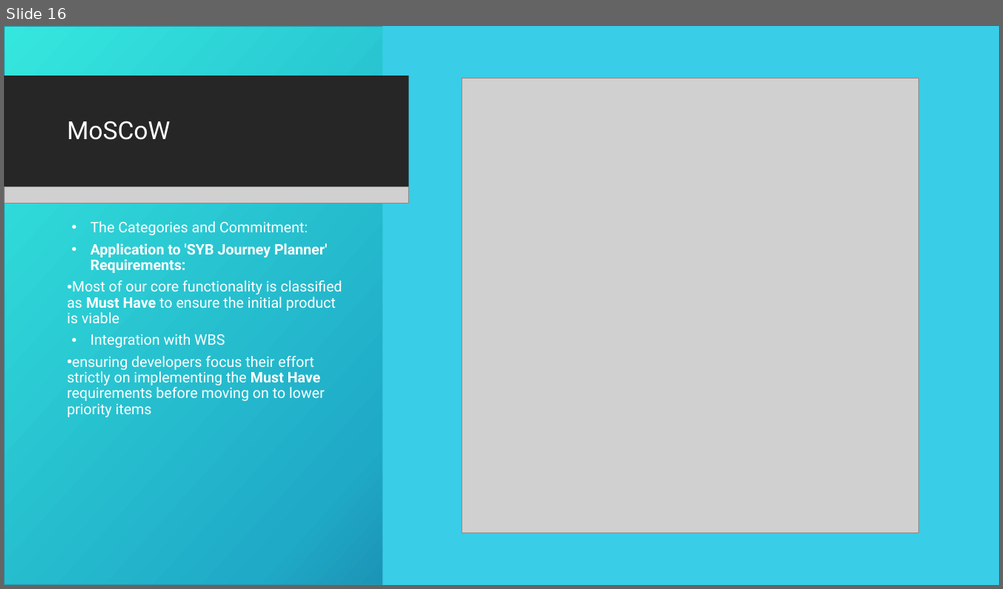
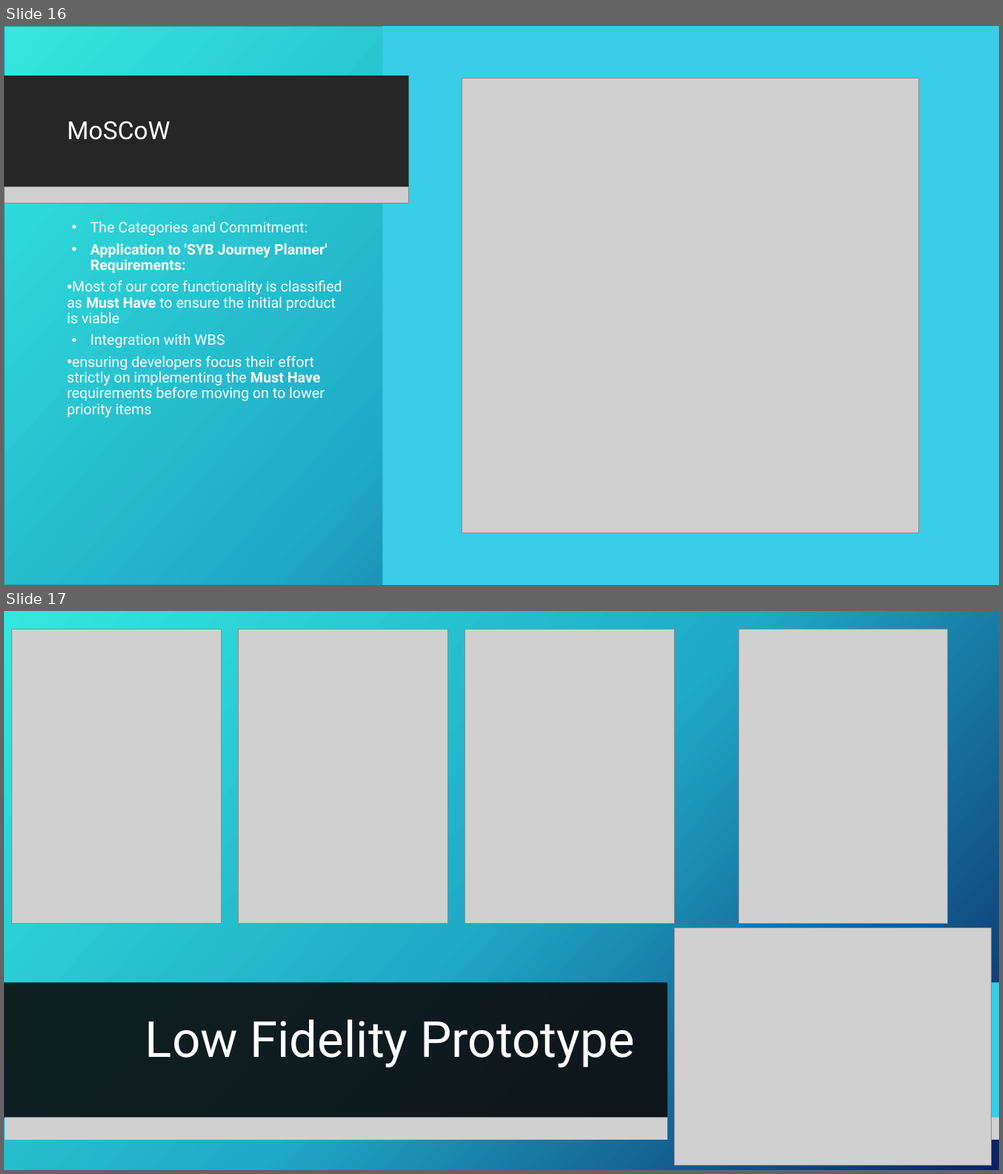
Before and after one commit to c3026923/south-yorkshire-bus-journey-planner, a slide deck: SY Bus Journey Planner Presentation.pptx. Shown one above the other, each under a label of ours: slide 16 before the commit, slides 16 and 17 after it. The pictures are 1003x589 and 1003x1174 pixels, drawn with LibreOffice and Linux fonts; fonts in the diff are those of the drawing; grey boxes stand for pictures; background and template pictures are left out. Boxes give left, top, right and bottom in pixels: in the first picture for what was removed or moved away, otherwise in the second. Text is boxed around its words. In the diff, an @@ line names an element or a change of style, - is before the commit and + after.

Commit message:
Added 'Low Fidelity' Slide

```diff
--- a/SY Bus Journey Planner Presentation.pptx
+++ b/SY Bus Journey Planner Presentation.pptx
@@ slide 17 added at (4,611,999,1170), background picture (left out); not listed: 2 template elements that a slide beside it also shows @@
@@ rectangle added at (4,611,999,1170), fill gradient #36E6DD to #21ABC8 to #0C2263 @@
@@ picture added at (12,629,222,924) @@
@@ picture added at (239,629,447,924) @@
@@ picture added at (464,629,674,924) @@
@@ picture added at (738,629,948,924) @@
@@ rectangle added at (4,822,736,958), fill #262626 @@
@@ rectangle added at (747,822,999,958), fill #39CDE7 @@
@@ picture added at (674,928,991,1166) @@
@@ picture added at (4,957,736,980) @@
@@ picture added at (747,957,999,980) @@
@@ rectangle added at (4,982,667,1119), fill #0D0D0D at 90% opacity @@
@@ rectangle added at (679,982,999,1119), fill #39CDE7 @@
@@ title added at (145,1019,634,1068), 48 pt, text #FFFFFF @@
+Low Fidelity Prototype
@@ picture added at (5,1118,667,1140) @@
@@ picture added at (680,1118,999,1140) @@
```
Also in this commit, not shown: 3 slides changed, 1 other slide added, 1 slide removed.
